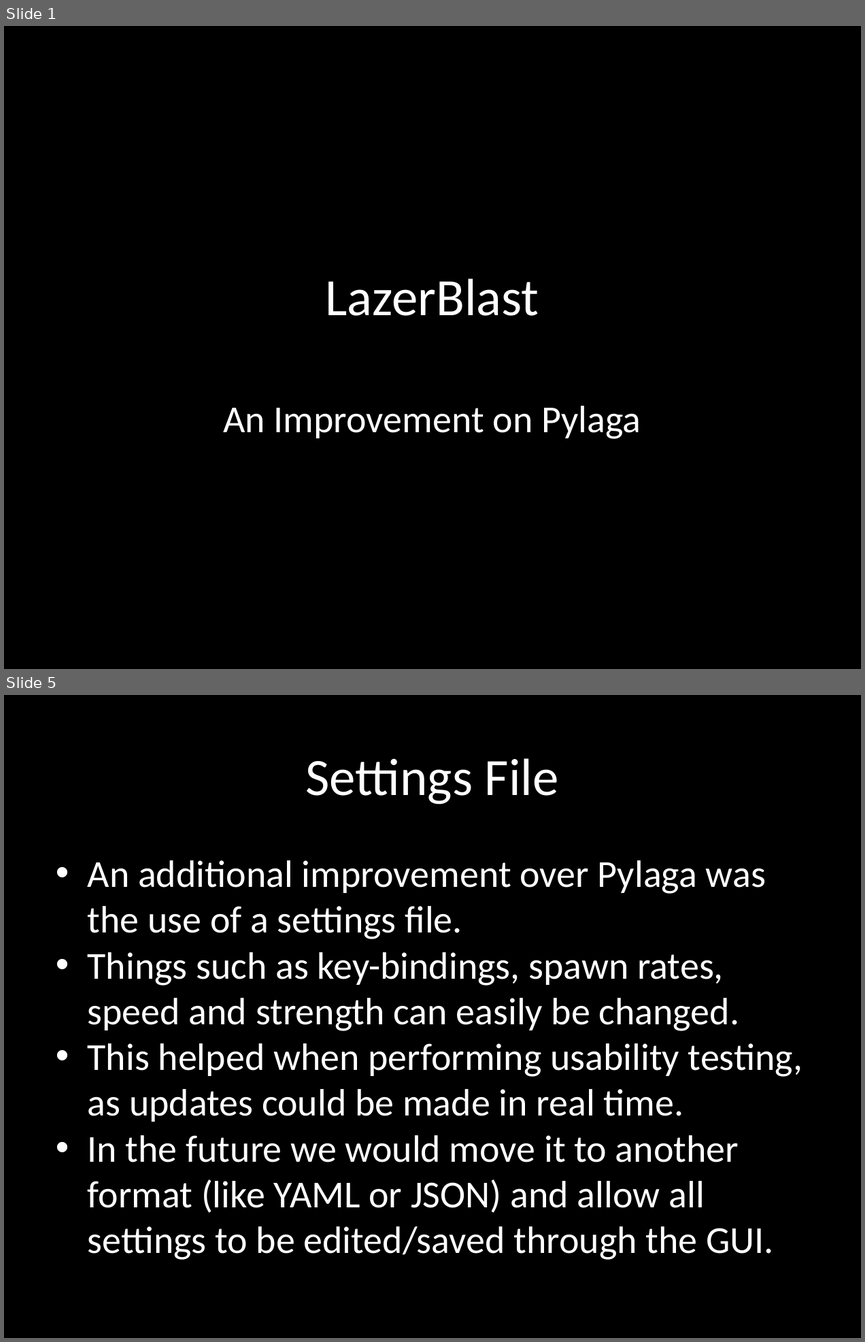
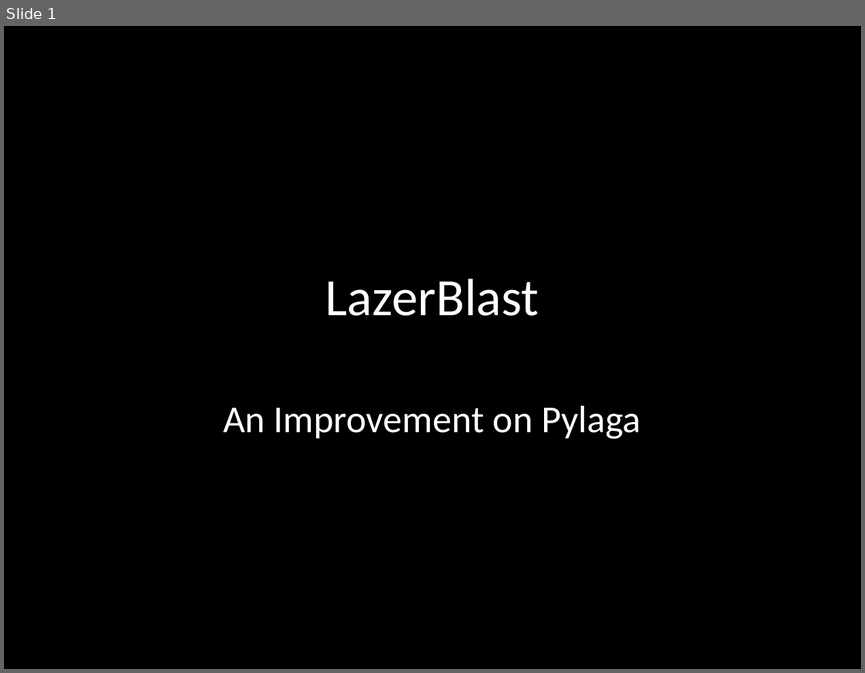
Before and after one commit to terrencepreilly/CPS410, a slide deck: final_presentation/Presentation.pptx. Shown one above the other, each under a label of ours: slides 1 and 5 before the commit, slide 1 after it; the slides between them are not shown. The pictures are 865x1342 and 865x673 pixels, drawn with LibreOffice and Linux fonts; fonts in the diff are those of the drawing; background and template pictures are left out. Boxes give left, top, right and bottom in pixels: in the first picture for what was removed or moved away, otherwise in the second. Text is boxed around its words. In the diff, an @@ line names an element or a change of style, - is before the commit and + after.

```diff
--- a/final_presentation/Presentation.pptx
+++ b/final_presentation/Presentation.pptx
@@ slide 5 removed at bbox=[4, 695, 861, 1338], background #000000 @@
@@ text removed at bbox=[305, 758, 559, 804] @@
-Settings File
@@ text removed at bbox=[88, 860, 803, 1259] @@
-• An additional improvement over Pylaga was the use of a settings file.
-• Things such as key-bindings, spawn rates, speed and strength can easily be changed.
-• This helped when performing usability testing, as updates could be made in real time.
-• In the future we would move it to another format (like YAML or JSON) and allow all settings to be edited/saved through the GUI.
```
Also in this commit, not shown: 3 slides changed, 3 slides added, 12 other slides removed, 3 other files.
